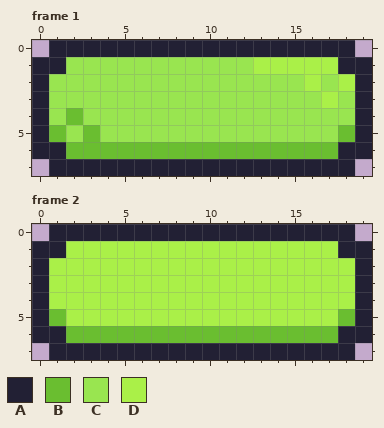
File history of a pixel-art file, Sprites/asprite/map_6_10x.aseprite. That is the earlier state.
20x8 pixels, 4 frames. Shown: frame 1, frame 2. The commit also changed other frames, which this record leaves out.
Palette (. is transparent): A #222034  B #6abe30  C #99e550  D #aaf048
Pixels before, frame 1, first column x 0:
0 .AAAAAAAAAAAAAAAAAA.
1 AACCCCCCCCCCCDDDDDAA
2 ACCCCCCCCCCCCCCCDCDA
3 ACCCCCCCCCCCCCCCCDCA
4 ACBCCCCCCCCCCCCCCCCA
5 ABCBCCCCCCCCCCCCCCBA
6 AABBBBBBBBBBBBBBBBAA
7 .AAAAAAAAAAAAAAAAAA.
Pixels before, frame 2, first column x 0:
0 .AAAAAAAAAAAAAAAAAA.
1 AADDDDDDDDDDDDDDDDAA
2 ADDDDDDDDDDDDDDDDDDA
3 ADDDDDDDDDDDDDDDDDDA
4 ADDDDDDDDDDDDDDDDDDA
5 ABDDDDDDDDDDDDDDDDBA
6 AABBBBBBBBBBBBBBBBAA
7 .AAAAAAAAAAAAAAAAAA.
The result:
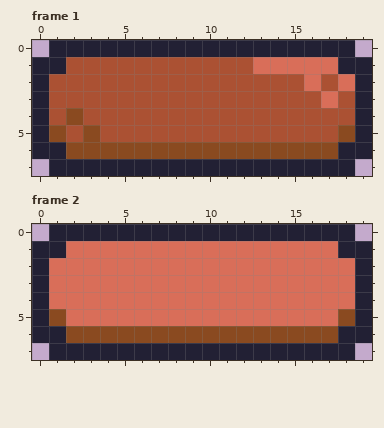
Changes in this commit:
colour B: #6abe30 -> #8a4a20
colour C: #99e550 -> #ab5133
colour D: #aaf048 -> #d96e59
